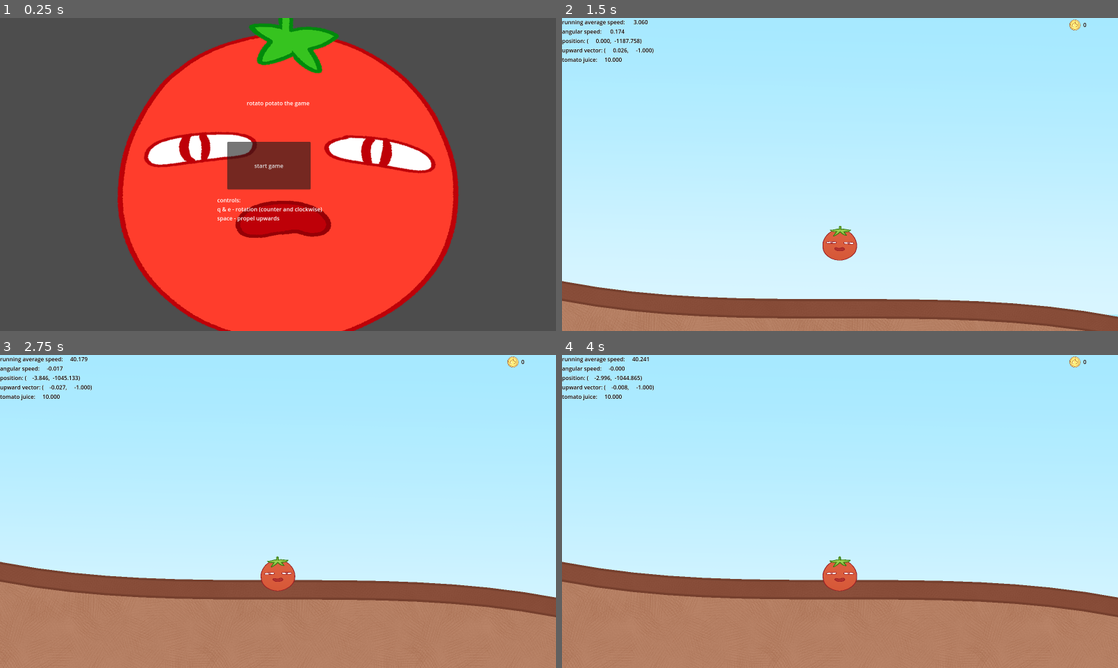
Above: before the commit, frames 1-4 (two rows, left to right).
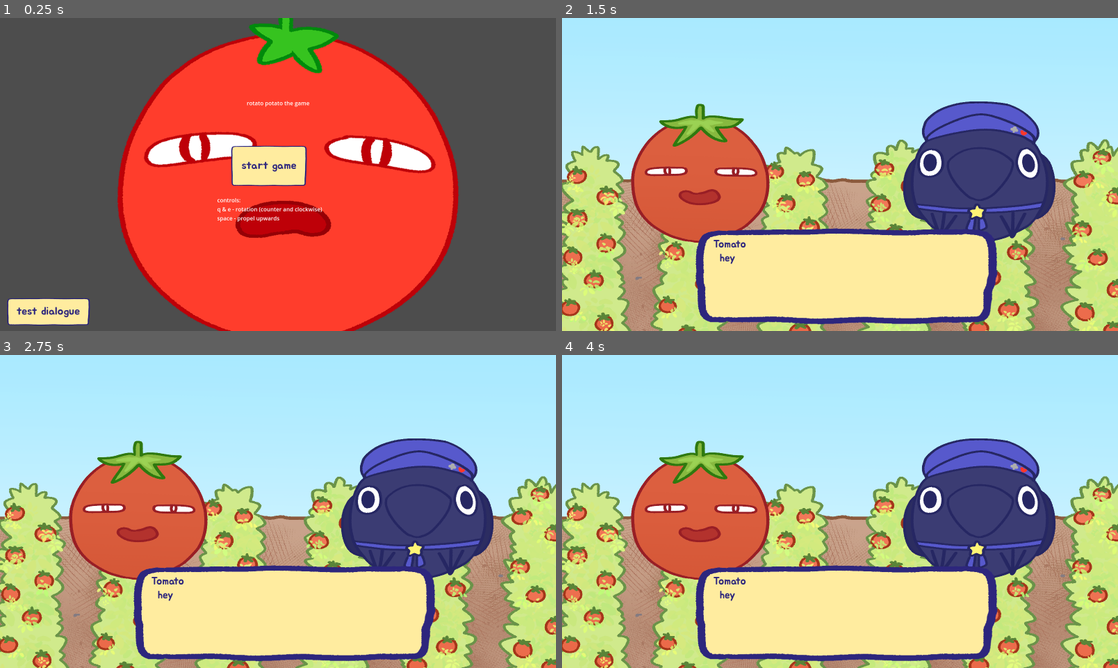
Above: after the commit, the same moments.

Repository: DazyLude/DokiJam2025
Game: Godot game, scene res://scenes/menu.tscn
Same seed, same stepped clock (60 frames per second), same inputs: the game is played once before the commit and once after it.
Inputs (mouse positions are in pixels of both pictures, inside the frame that each line leads up to):
- Up to frame 1 (0.25 s): no input
- Up to frame 2 (1.5 s): click (612, 312) at 0.5 s, where only the run after the commit has a clickable "test dialogue"; click "start game" at 1.25 s
- Up to frame 3 (2.75 s): click (266, 502) at 2 s, where only the run after the commit has a clickable "start game"
- Up to frame 4 (4 s): click (612, 649) at 2.75 s, where only the run after the commit has a clickable "test dialogue"; click (828, 502) at 3.5 s, where only the run after the commit has a clickable "start game"

The runs differ from the first frame. In frame 1, 3.6% of the frame differs, in the area x 1-56%, y 39-99%; in frame 2, 61%, in the area x 0-100%, y 0-100%; in frame 3, 59%; in frame 4, 59%.

Commit message:
added theme for buttons in the menu styleboxes x3 added IntermissionData class added simple dialogue player moved in-game background a bit higher

Diff:
--- /dev/null
+++ b/assets/intermissions/intro/loss_f1.tres
@@ -0,0 +1,7 @@
+[gd_resource type="AtlasTexture" load_steps=2 format=3 uid="uid://c5p67ghv8ex4n"]
+
+[ext_resource type="Texture2D" uid="uid://i7aopryac73k" path="res://assets/intermissions/intro/this_is_loss.png" id="1_7wj8q"]
+
+[resource]
+atlas = ExtResource("1_7wj8q")
+region = Rect2(0, 0, 800, 450)
--- /dev/null
+++ b/assets/intermissions/intro/loss_f2.tres
@@ -0,0 +1,7 @@
+[gd_resource type="AtlasTexture" load_steps=2 format=3 uid="uid://c85p7ise1hpgd"]
+
+[ext_resource type="Texture2D" uid="uid://i7aopryac73k" path="res://assets/intermissions/intro/this_is_loss.png" id="1_pfc4w"]
+
+[resource]
+atlas = ExtResource("1_pfc4w")
+region = Rect2(800, 0, 800, 450)
--- /dev/null
+++ b/assets/intermissions/intro/loss_f3.tres
@@ -0,0 +1,7 @@
+[gd_resource type="AtlasTexture" load_steps=2 format=3 uid="uid://bhm4vigbqqg7r"]
+
+[ext_resource type="Texture2D" uid="uid://i7aopryac73k" path="res://assets/intermissions/intro/this_is_loss.png" id="1_3c72x"]
+
+[resource]
+atlas = ExtResource("1_3c72x")
+region = Rect2(0, 450, 800, 450)
--- /dev/null
+++ b/assets/intermissions/intro/loss_f4.tres
@@ -0,0 +1,7 @@
+[gd_resource type="AtlasTexture" load_steps=2 format=3 uid="uid://usb2qnrc403c"]
+
+[ext_resource type="Texture2D" uid="uid://i7aopryac73k" path="res://assets/intermissions/intro/this_is_loss.png" id="1_eey5j"]
+
+[resource]
+atlas = ExtResource("1_eey5j")
+region = Rect2(800, 450, 800, 450)
--- a/project.godot
+++ b/project.godot
@@ -45,6 +45,12 @@
 "events": [Object(InputEventKey,"resource_local_to_scene":false,"resource_name":"","device":-1,"window_id":0,"alt_press …(191 unchanged characters)…
 ]
 }
+intermission_next={
+"deadzone": 0.2,
+"events": [Object(InputEventMouseButton,"resource_local_to_scene":false,"resource_name":"","device":-1,"window_id":0,"alt_pressed":false,"shift_pressed":false,"ctrl_pressed":false,"meta_pressed":false,"button_mask":0,"position":Vector2(0, 0),"global_position":Vector2(0, 0),"factor":1.0,"button_index":1,"canceled":false,"pressed":false,"double_click":false,"script":null)
+, Object(InputEventKey,"resource_local_to_scene":false,"resource_name":"","device":-1,"window_id":0,"alt_pressed":false,"shift_pressed":false,"ctrl_pressed":false,"meta_pressed":false,"pressed":false,"keycode":0,"physical_keycode":32,"key_label":0,"unicode":32,"location":0,"echo":false,"script":null)
+]
+}
 
 [rendering]
 
--- /dev/null
+++ b/scenes/comic_player.gd
@@ -0,0 +1 @@
+extends Control
--- /dev/null
+++ b/scenes/dialogue_player.gd
@@ -0,0 +1,56 @@
+extends Control
+
+
+signal dialogue_finished;
+
+
+@onready var character_sprites : Array[SpriteEmotional] = [$CharacterLeft, $CharacterRight];
+@onready var dialogue_text = $TextBox/Text;
+@onready var speaker = $TextBox/Speaker;
+
+var node_per_character := {};
+var emote_idxs_per_character := {};
+var name_per_character := {};
+
+var dialogue_array := [];
+var current_line := -1;
+
+
+func play_dialogue(data: Dictionary) -> void:
+	setup_characters(data["characters"]);
+	dialogue_array = data["dialogue"];
+	current_line = -1;
+	next();
+
+
+func setup_characters(characters: Array) -> void:
+	for i in 2:
+		var character_id = characters[i];
+
+		node_per_character[character_id] = character_sprites[i];
+		emote_idxs_per_character[character_id] = {};
+
+		var character_data = IntermissionData.character_data[characters[i]];
+		name_per_character[character_id] = character_data["name"];
+		character_sprites[i].texture = load(character_data["base"]);
+		character_sprites[i].emotions.clear();
+
+		for emotion_id in character_data["emotions"]:
+			var emotion_path = character_data["emotions"][emotion_id];
+			character_sprites[i].emotions.push_back(load(emotion_path));
+			emote_idxs_per_character[character_id][emotion_id] = character_sprites[i].emotions.size() - 1;
+
+
+func next() -> void:
+	current_line += 1;
+	if current_line >= dialogue_array.size():
+		dialogue_finished.emit();
+		return;
+
+	var dialogue_line = dialogue_array[current_line];
+	var cur_char = dialogue_line[0];
+	var cur_emote_idx = emote_idxs_per_character[cur_char][dialogue_line[1]];
+
+	node_per_character[cur_char].display_emotion(cur_emote_idx);
+	speaker.text = name_per_character[cur_char];
+	dialogue_text.text = dialogue_line[2];
--- a/scenes/game.tscn
+++ b/scenes/game.tscn
@@ -458,7 +458,7 @@
 motion_mirroring = Vector2(2920, 0)
 
 [node name="BackdropSprite" type="Sprite2D" parent="ParallaxBackground/BackdropParallax"]
-position = Vector2(0, -800)
+position = Vector2(0, -1000)
 texture = ExtResource("1_yqjtg")
 centered = false
 
--- /dev/null
+++ b/scenes/intermission_player.gd
@@ -0,0 +1,47 @@
+extends Control
+class_name IntermissionPlayer
+
+signal finished;
+signal next;
+
+
+var current_intermission : Dictionary;
+
+
+@onready var background = $Background;
+@onready var dialogue_player = $DialogueBase;
+@onready var comic_player = $ComicBase;
+
+
+func _ready() -> void:
+	next.connect(dialogue_player.next);
+	dialogue_player.dialogue_finished.connect(finished.emit);
+
+
+func _unhandled_input(event: InputEvent) -> void:
+	if event.is_action_pressed(&"intermission_next"):
+		next.emit();
+
+
+func set_intermission(intermission: String):
+	current_intermission = IntermissionData.intermission_data[intermission];
+
+
+func play() -> void:
+	if current_intermission.is_empty():
+		return;
+
+	if current_intermission.has("background"):
+		$Background.texture = load(current_intermission["background"])
+
+	match current_intermission.get("type", -1):
+		IntermissionData.TYPE_DIALOGUE:
+			$DialogueBase.show();
+			$ComicBase.hide();
+			dialogue_player.play_dialogue(current_intermission);
+		IntermissionData.TYPE_YONKOMA:
+			$ComicBase.show();
+			$DialogueBase.hide();
+			#comic_player.play_yonkoma(current_intermission);
+		_:
+			push_error("wrong intermission type: %s" % current_intermission);
--- /dev/null
+++ b/scenes/intermission_player.tscn
@@ -0,0 +1,110 @@
+[gd_scene load_steps=12 format=3 uid="uid://c3t0ga6at7px1"]
+
+[ext_resource type="Script" uid="uid://b165rsamniss7" path="res://scenes/intermission_player.gd" id="1_dnknu"]
+[ext_resource type="Theme" uid="uid://btke7arcvyxss" path="res://themes/dialogue.tres" id="1_nfl2d"]
+[ext_resource type="Texture2D" uid="uid://ca57mpnq70puo" path="res://assets/stages/farm/tomato_farm.png" id="3_ck27o"]
+[ext_resource type="Texture2D" uid="uid://c8oyl5lcdqy6u" path="res://assets/skinsuits/tomato/tomato_base.png" id="4_5pqa6"]
+[ext_resource type="Script" uid="uid://3d7xwd4mputh" path="res://scenes/dialogue_player.gd" id="4_ck27o"]
+[ext_resource type="Script" uid="uid://b40woge2o40ty" path="res://scripts/emotional_sprite.gd" id="5_0uwa6"]
+[ext_resource type="Texture2D" uid="uid://qxvuabq74aq1" path="res://assets/skinsuits/tomato/tomato_neutral.png" id="6_xemt1"]
+[ext_resource type="Texture2D" uid="uid://cdhghlishqufk" path="res://assets/skinsuits/crowki/crowki_base.png" id="7_1uuqx"]
+[ext_resource type="Texture2D" uid="uid://cnw4001rrwjxi" path="res://assets/skinsuits/crowki/crowki_neutral.png" id="8_hxfrj"]
+[ext_resource type="Texture2D" uid="uid://dfaseecmxw4mx" path="res://assets/buttons/button.png" id="9_2y2nw"]
+[ext_resource type="Script" uid="uid://wlpl40wf8kka" path="res://scenes/comic_player.gd" id="11_5pqa6"]
+
+[node name="IntermissionPlayer" type="Control"]
+layout_mode = 3
+anchors_preset = 15
+anchor_right = 1.0
+anchor_bottom = 1.0
+grow_horizontal = 2
+grow_vertical = 2
+size_flags_horizontal = 3
+size_flags_vertical = 3
+theme = ExtResource("1_nfl2d")
+script = ExtResource("1_dnknu")
+
+[node name="Background" type="TextureRect" parent="."]
+layout_mode = 1
+anchors_preset = 15
+anchor_right = 1.0
+anchor_bottom = 1.0
+grow_horizontal = 2
+grow_vertical = 2
+texture = ExtResource("3_ck27o")
+expand_mode = 1
+stretch_mode = 3
+
+[node name="DialogueBase" type="Control" parent="."]
+layout_mode = 1
+anchors_preset = 15
+anchor_right = 1.0
+anchor_bottom = 1.0
+grow_horizontal = 2
+grow_vertical = 2
+script = ExtResource("4_ck27o")
+
+[node name="CharacterLeft" type="Sprite2D" parent="DialogueBase"]
+position = Vector2(400, 450)
+scale = Vector2(0.4, 0.4)
+texture = ExtResource("4_5pqa6")
+script = ExtResource("5_0uwa6")
+emotions = Array[Texture2D]([ExtResource("6_xemt1")])
+metadata/_custom_type_script = "uid://b40woge2o40ty"
+
+[node name="CharacterRight" type="Sprite2D" parent="DialogueBase"]
+position = Vector2(1201, 450)
+scale = Vector2(0.4, 0.4)
+texture = ExtResource("7_1uuqx")
+script = ExtResource("5_0uwa6")
+emotions = Array[Texture2D]([ExtResource("8_hxfrj")])
+metadata/_custom_type_script = "uid://b40woge2o40ty"
+
+[node name="TextBox" type="NinePatchRect" parent="DialogueBase"]
+layout_mode = 1
+anchors_preset = 7
+anchor_left = 0.5
+anchor_top = 1.0
+anchor_right = 0.5
+anchor_bottom = 1.0
+offset_left = -425.0
+offset_top = -305.0
+offset_right = 465.0
+grow_horizontal = 2
+grow_vertical = 0
+texture = ExtResource("9_2y2nw")
+region_rect = Rect2(59.9574, 60.9053, 1119.63, 630.676)
+patch_margin_left = 123
+patch_margin_top = 125
+patch_margin_right = 130
+patch_margin_bottom = 111
+
+[node name="Text" type="Label" parent="DialogueBase/TextBox"]
+layout_mode = 1
+anchors_preset = 10
+anchor_right = 1.0
+offset_left = 79.0
+offset_top = 81.0
+offset_right = -75.0
+offset_bottom = 248.0
+grow_horizontal = 2
+text = "Lorem ipsum dolor sit amet, consectetur adipiscing elit. Sed dignissim, tortor ut bibendum cursus, nunc sapien viverra ex, a eleifend sem massa eget sapien. Aenean convallis interdum tortor id pharetra. Mauris facilisis augue ut nibh semper condimentum. Vivamus nec enim tincidunt, condimentum lacus sit amet, facilisis nibh. Pellentesque habitant morbi. "
+autowrap_mode = 3
+text_overrun_behavior = 3
+
+[node name="Speaker" type="Label" parent="DialogueBase/TextBox"]
+layout_mode = 1
+anchors_preset = 10
+anchor_right = 1.0
+offset_left = 60.0
+offset_top = 41.0
+offset_right = -99.0
+offset_bottom = 74.0
+grow_horizontal = 2
+text = "The Yapper"
+autowrap_mode = 3
+text_overrun_behavior = 3
+
+[node name="ComicBase" type="Control" parent="."]
+anchors_preset = 0
+script = ExtResource("11_5pqa6")
--- a/scenes/menu.gd
+++ b/scenes/menu.gd
@@ -6,6 +6,7 @@
 
 func _ready() -> void:
 	start_btn.pressed.connect(start_game)
+	$DiaTestButton.pressed.connect(test_dialogue)
 
 
 func _process(delta: float) -> void:
@@ -19,3 +20,20 @@
 
 func start_game() -> void:
 	get_tree().change_scene_to_file("res://scenes/game.tscn");
+
+
+func test_dialogue() -> void:
+	get_viewport().gui_release_focus();
+
+	# setup
+	var intermission_player = load("res://scenes/intermission_player.tscn").instantiate();
+	intermission_player.set_intermission("tomato field massacre");
+
+	# action
+	add_child(intermission_player);
+	intermission_player.play();
+	await intermission_player.finished;
+
+	# cleanup
+	remove_child(intermission_player);
+	intermission_player.queue_free();
--- a/scenes/menu.tscn
+++ b/scenes/menu.tscn
@@ -1,11 +1,17 @@
-[gd_scene load_steps=3 format=3 uid="uid://cj3qmqrdmpetp"]
+[gd_scene load_steps=4 format=3 uid="uid://cj3qmqrdmpetp"]
 
+[ext_resource type="Theme" uid="uid://umrlbh25q1rw" path="res://themes/menu.tres" id="1_con2f"]
 [ext_resource type="Script" uid="uid://l12ejtkng3vn" path="res://scenes/menu.gd" id="1_vjb58"]
 [ext_resource type="Texture2D" uid="uid://dd0gbky8jy8uv" path="res://assets/skinsuits/tomato/tomato.png" id="2_con2f"]
 
 [node name="Main" type="Control"]
 layout_mode = 3
-anchors_preset = 0
+anchors_preset = 15
+anchor_right = 1.0
+anchor_bottom = 1.0
+grow_horizontal = 2
+grow_vertical = 2
+theme = ExtResource("1_con2f")
 script = ExtResource("1_vjb58")
 
 [node name="TextureRect" type="TextureRect" parent="."]
@@ -41,3 +47,11 @@
 offset_right = 1013.0
 offset_bottom = 308.0
 text = "rotato potato the game"
+
+[node name="DiaTestButton" type="Button" parent="."]
+layout_mode = 0
+offset_left = 9.0
+offset_top = 794.0
+offset_right = 270.0
+offset_bottom = 894.0
+text = "test dialogue"
--- /dev/null
+++ b/scripts/intermission_data.gd
@@ -0,0 +1,67 @@
+class_name IntermissionData
+
+enum {
+	TYPE_YONKOMA,
+	TYPE_DIALOGUE,
+}
+
+
+enum {
+	CHARACTER_TOMATO,
+	CHARACTER_CROWKI,
+}
+
+enum {
+	EMOTE_NORMAL,
+	EMOTE_TIRED,
+	EMOTE_HURT,
+}
+
+
+static var character_data : Dictionary[int, Dictionary] = {
+	CHARACTER_TOMATO: {
+		"base": "res://assets/skinsuits/tomato/tomato_base.png",
+		"name": "Tomato",
+		"emotions": {
+			EMOTE_NORMAL: "res://assets/skinsuits/tomato/tomato_neutral.png",
+			EMOTE_TIRED: "res://assets/skinsuits/tomato/tomato_tired.png",
+			EMOTE_HURT: "res://assets/skinsuits/tomato/tomato_hurt.png",
+		},
+		"speech": null,
+	},
+	CHARACTER_CROWKI: {
+		"base": "res://assets/skinsuits/crowki/crowki_base.png",
+		"name": "Crowki",
+		"emotions": {
+			EMOTE_NORMAL: "res://assets/skinsuits/crowki/crowki_neutral.png",
+			EMOTE_TIRED: "res://assets/skinsuits/crowki/crowki_tired.png",
+			EMOTE_HURT: "res://assets/skinsuits/crowki/crowki_hurt.png",
+		},
+		"speech": null,
+	}
+}
+
+
+static var intermission_data : Dictionary[String, Dictionary] = {
+	"intro": {
+		"type": TYPE_YONKOMA,
+		"images": [
+			"res://assets/intermissions/intro/loss_f1.tres",
+			"res://assets/intermissions/intro/loss_f2.tres",
+			"res://assets/intermissions/intro/loss_f3.tres",
+			"res://assets/intermissions/intro/loss_f4.tres"
+		],
+		"background": "res://assets/stages/farm/tomato_farm.png",
+		"next stage": "tomato fields",
+	},
+	"tomato field massacre": {
+		"type": TYPE_DIALOGUE,
+		"background": "res://assets/stages/farm/tomato_farm.png",
+		"characters": [CHARACTER_TOMATO, CHARACTER_CROWKI],
+		"dialogue": [
+			[CHARACTER_TOMATO, EMOTE_NORMAL, "hey"],
+			[CHARACTER_CROWKI, EMOTE_NORMAL, "caw!"],
+		],
+		"next scene": "res://scenes/menu.tscn",
+	}
+}
--- /dev/null
+++ b/themes/button_hover.tres
@@ -0,0 +1,13 @@
+[gd_resource type="StyleBoxTexture" load_steps=2 format=3 uid="uid://beybjwduq4v70"]
+
+[ext_resource type="Texture2D" uid="uid://cxi8iv31o2k57" path="res://assets/buttons/button_hover_scaled.png" id="1_4fk3y"]
+
+[resource]
+texture = ExtResource("1_4fk3y")
+texture_margin_left = 30.0
+texture_margin_top = 20.0
+texture_margin_right = 30.0
+texture_margin_bottom = 20.0
+axis_stretch_horizontal = 2
+axis_stretch_vertical = 2
+region_rect = Rect2(0, 0, 200, 119)
--- /dev/null
+++ b/themes/button_normal.tres
@@ -0,0 +1,13 @@
+[gd_resource type="StyleBoxTexture" load_steps=2 format=3 uid="uid://i3tmjsxr6eew"]
+
+[ext_resource type="Texture2D" uid="uid://dvv8faobs6bvp" path="res://assets/buttons/button_scaled.png" id="1_rtb7k"]
+
+[resource]
+texture = ExtResource("1_rtb7k")
+texture_margin_left = 20.0
+texture_margin_top = 20.0
+texture_margin_right = 20.0
+texture_margin_bottom = 20.0
+axis_stretch_horizontal = 2
+axis_stretch_vertical = 2
+region_rect = Rect2(0, 0, 200, 119)
--- /dev/null
+++ b/themes/button_pressed.tres
@@ -0,0 +1,13 @@
+[gd_resource type="StyleBoxTexture" load_steps=2 format=3 uid="uid://cdj262ti47f2u"]
+
+[ext_resource type="Texture2D" uid="uid://0jejnaco75ut" path="res://assets/buttons/button_clicked_scaled.png" id="1_rrjbd"]
+
+[resource]
+texture = ExtResource("1_rrjbd")
+texture_margin_left = 30.0
+texture_margin_top = 20.0
+texture_margin_right = 30.0
+texture_margin_bottom = 20.0
+axis_stretch_horizontal = 2
+axis_stretch_vertical = 2
+region_rect = Rect2(0, 0, 200, 119)
--- /dev/null
+++ b/themes/dialogue.tres
@@ -0,0 +1,8 @@
+[gd_resource type="Theme" load_steps=2 format=3 uid="uid://btke7arcvyxss"]
+
+[ext_resource type="FontFile" uid="uid://ctpda6706sqen" path="res://assets/fonts/Jua/Jua-Regular.ttf" id="1_2kqna"]
+
+[resource]
+Label/colors/font_color = Color(0.176471, 0.14902, 0.490196, 1)
+Label/font_sizes/font_size = 30
+Label/fonts/font = ExtResource("1_2kqna")
--- /dev/null
+++ b/themes/menu.tres
@@ -0,0 +1,18 @@
+[gd_resource type="Theme" load_steps=5 format=3 uid="uid://umrlbh25q1rw"]
+
+[ext_resource type="StyleBox" uid="uid://beybjwduq4v70" path="res://themes/button_hover.tres" id="1_6tgry"]
+[ext_resource type="FontFile" uid="uid://ctpda6706sqen" path="res://assets/fonts/Jua/Jua-Regular.ttf" id="1_pw0cd"]
+[ext_resource type="StyleBox" uid="uid://i3tmjsxr6eew" path="res://themes/button_normal.tres" id="2_6tgry"]
+[ext_resource type="StyleBox" uid="uid://cdj262ti47f2u" path="res://themes/button_pressed.tres" id="2_im3bc"]
+
+[resource]
+Button/colors/font_color = Color(0.176471, 0.14902, 0.490196, 1)
+Button/colors/font_focus_color = Color(0.176471, 0.14902, 0.490196, 1)
+Button/colors/font_hover_color = Color(0.176471, 0.14902, 0.490196, 1)
+Button/colors/font_hover_pressed_color = Color(0.176471, 0.14902, 0.490196, 1)
+Button/colors/font_pressed_color = Color(0.176471, 0.14902, 0.490196, 1)
+Button/font_sizes/font_size = 32
+Button/fonts/font = ExtResource("1_pw0cd")
+Button/styles/hover = ExtResource("1_6tgry")
+Button/styles/normal = ExtResource("2_6tgry")
+Button/styles/pressed = ExtResource("2_im3bc")
Binary file added: assets/buttons/button_clicked_scaled.png
Not shown, added: assets/buttons/button_clicked_scaled.png.import
Binary file added: assets/buttons/button_hover_scaled.png
Not shown, added: assets/buttons/button_hover_scaled.png.import
Binary file added: assets/buttons/button_scaled.png
Not shown, added: assets/buttons/button_scaled.png.import
Binary file added: assets/intermissions/intro/this_is_loss.png
Not shown, added: assets/intermissions/intro/this_is_loss.png.import
Not shown, added: scenes/comic_player.gd.uid
Not shown, added: scenes/dialogue_player.gd.uid
Not shown, added: scenes/intermission_player.gd.uid
Not shown, added: scripts/intermission_data.gd.uid
